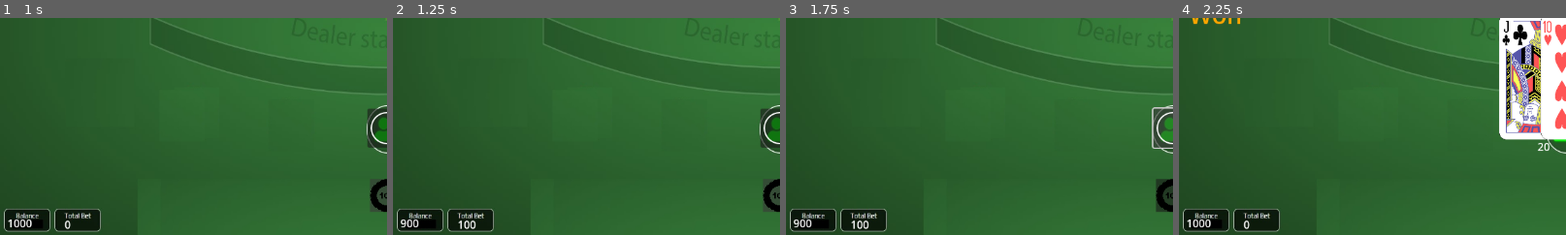
Above: before the commit, frames 1-4 (left to right).
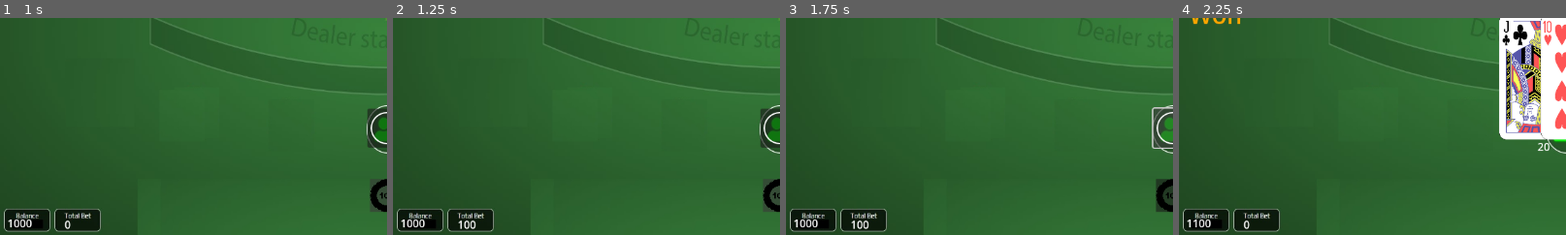
Above: after the commit, the same moments.

Repository: dooyoon/blackjack21-godot
Game: Godot game, scene res://main.tscn
Same seed, same stepped clock (60 frames per second), same inputs: the game is played once before the commit and once after it.
Inputs (mouse positions are % of the whole screen's width and height, from its top left):
- Up to frame 1 (1 s): click (50, 88) at 0.5 s
- Up to frame 2 (1.25 s): no input
- Up to frame 3 (1.75 s): click (50, 73) at 1.25 s
- Up to frame 4 (2.25 s): click (32, 89) at 2 s
The pictures show only the part of the screen within x 0-50%, y 47-97%; the shares and areas given below are measured in that part.

Frame 1 is identical in both runs. In frame 2, less than 0.1% of the frame differs, in the area x 2-9%, y 92-97%; in frame 3, less than 0.1%; in frame 4, less than 0.1%.

Commit message:
bug fix: remove balance by double bet

Diff:
--- a/main.gd
+++ b/main.gd
@@ -77,6 +77,7 @@
 	$Timer.timeout.connect(resetTable)
 
 func resetTable():
+	print(player1.balance)
 	print('totalBet: %s' % player1.totalBet)
 	print('totalWin: %s' % player1.totalWin)
 
@@ -264,6 +265,7 @@
 	var dealerBlackjack = isBlackjack(dealer.hands)
 
 	for n in player1.bet.size():
+		print('inside for loop: %s' % n)
 		match n:
 			0:
 				playerScore = getHandScore(player1.hands)
@@ -313,12 +315,14 @@
 		$Timer.start()
 
 func _placeBet_button_pressed():
+
 	$sound/chip.play()
 	await $sound/chip.finished
 	if player1.bet[0] > 0:
 		$placeBet.visible = false
 		player1.balance -= player1.bet[0]
 		player1.totalBet += player1.bet[0]
+		updateMoney()
 		dealInitialCards()
 		showButtons(true)
 	else:
@@ -330,7 +334,6 @@
 	if isActive == players.dealer: return
 
 	player1.bet[0] += 100
-	player1.balance -= 100
 	updateMoney()
 
 func nextTurn():
